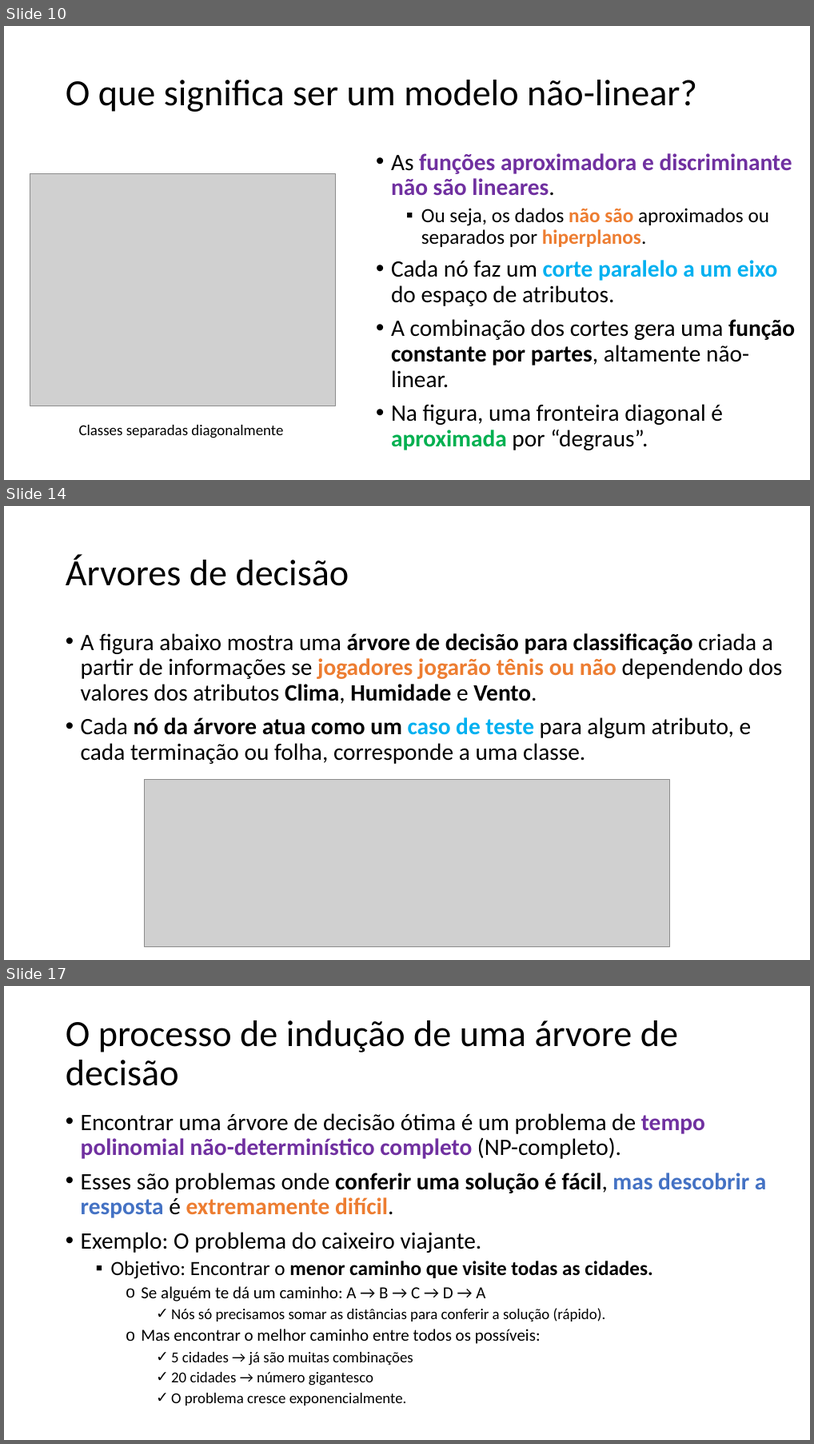
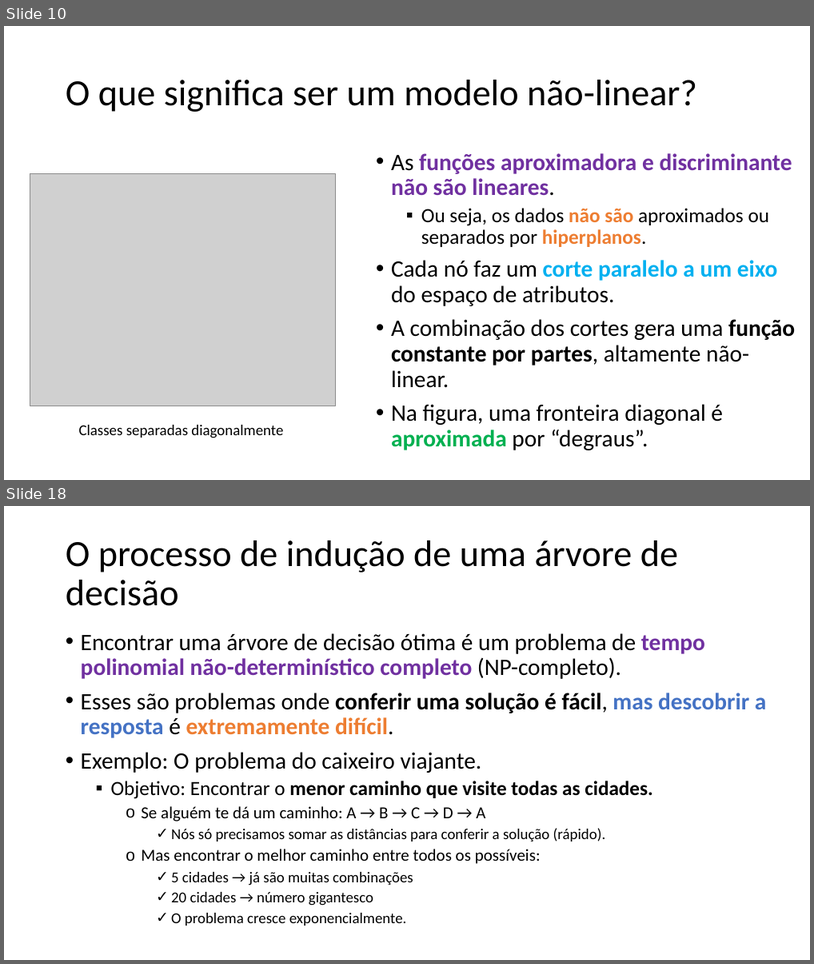
Before and after one commit to zz4fap/c24_inteligencia_artificial, a slide deck: slides/C24_Árvores_de_decisão.pptx. Shown one above the other, each under a label of ours: slides 10, 14 and 17 before the commit, slides 10 and 18 after it; the slides between them are not shown. The pictures are 814x1444 and 814x964 pixels, drawn with LibreOffice and Linux fonts; fonts in the diff are those of the drawing; grey boxes stand for pictures. Boxes give left, top, right and bottom in pixels: in the first picture for what was removed or moved away, otherwise in the second. Text is boxed around its words. In the diff, an @@ line names an element or a change of style, - is before the commit and + after.

```diff
--- a/slides/C24_Árvores_de_decisão.pptx
+++ b/slides/C24_Árvores_de_decisão.pptx
@@ slide 14 removed at bbox=[4, 506, 810, 960], background #FFFFFF @@
@@ title removed at bbox=[66, 555, 350, 586] @@
-Árvores de decisão
@@ text removed at bbox=[81, 633, 782, 764] @@
-• A figura abaixo mostra uma árvore de decisão para classificação criada a partir de informações se jogadores jogarão tênis ou não dependendo dos valores dos atributos Clima, Humidade e Vento.
-• Cada nó da árvore atua como um caso de teste para algum atributo, e cada terminação ou folha, corresponde a uma classe.
@@ picture removed at bbox=[144, 779, 670, 947] @@
@@ what was slide 17 is now slide 18 @@
```
Also in this commit, not shown: 1 slide changed, 4 slides added, 2 other slides removed.
